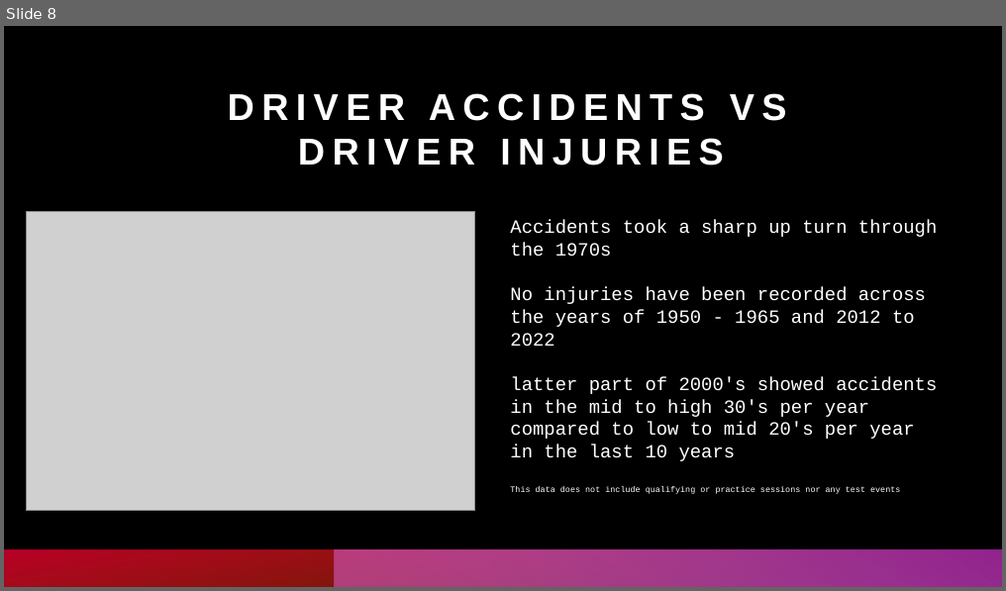
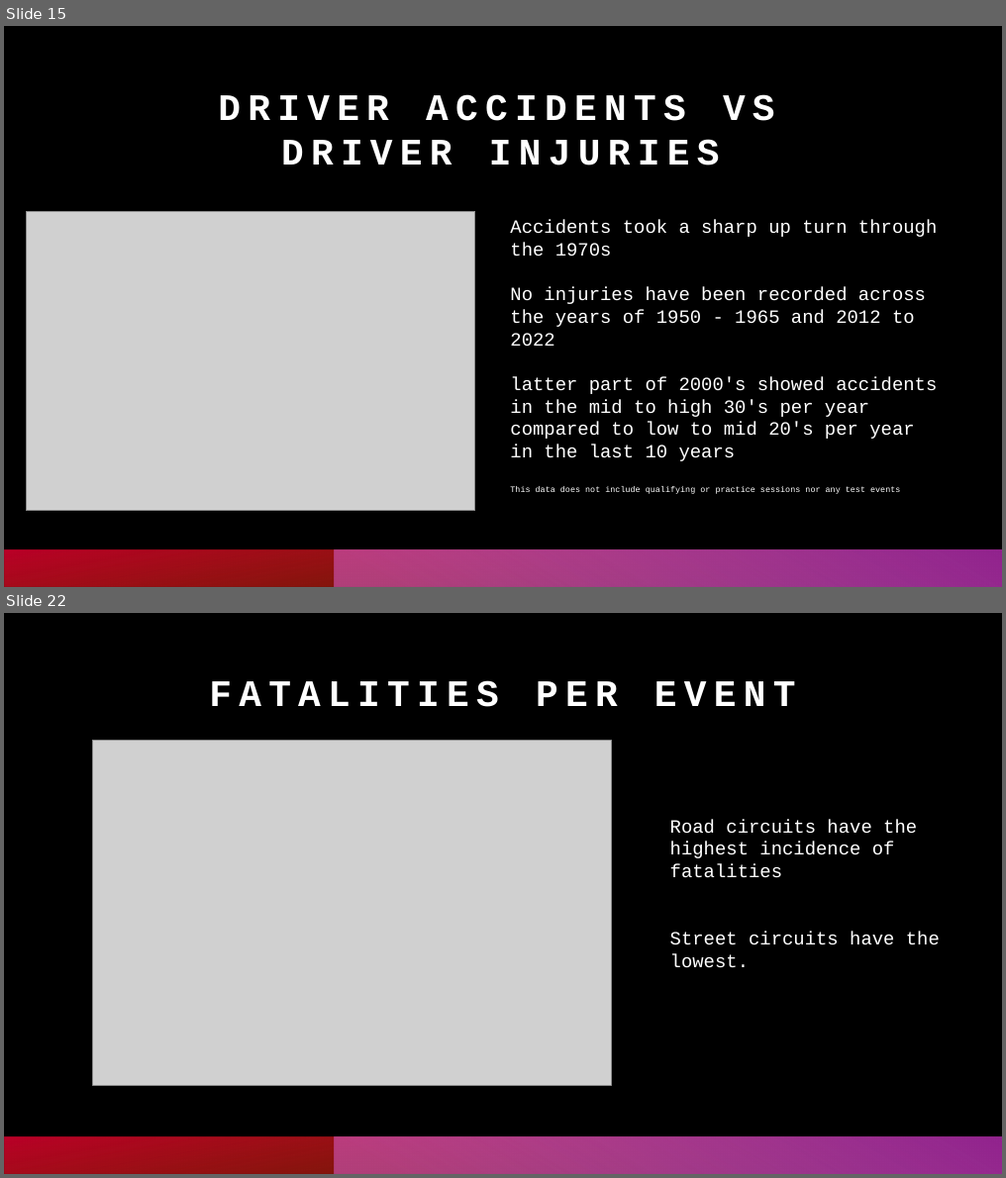
Before and after one commit to oli124/F1_safety, a slide deck: F1_driver_safety_pres.pptx. Shown one above the other, each under a label of ours: slide 8 before the commit, slides 15 and 22 after it; the slides between them are not shown. The pictures are 1006x591 and 1006x1178 pixels, drawn with LibreOffice and Linux fonts; fonts in the diff are those of the drawing; grey boxes stand for pictures. Boxes give left, top, right and bottom in pixels: in the first picture for what was removed or moved away, otherwise in the second. Text is boxed around its words. In the diff, an @@ line names an element or a change of style, - is before the commit and + after.

```diff
--- a/F1_driver_safety_pres.pptx
+++ b/F1_driver_safety_pres.pptx
@@ slide 22 added at [4, 613, 1002, 1174], background #000000; not listed: 2 template elements that a slide beside it also shows @@
@@ title added at [209, 680, 796, 707], 36 pt, text #FFFFFF, bold @@
+FATALITIES PER EVENT
@@ picture added at [93, 741, 611, 1086] @@
@@ text added at [670, 819, 940, 968], 18 pt, text #FFFFFF @@
+Road circuits have the highest incidence of fatalities
+Street circuits have the lowest.
@@ what was slide 8 is now slide 15 @@
@@ slide 15 changed as well @@
@@ title "DRIVER ACCIDENTS VS DRIVER INJURIES": place and size @@
-title "DRIVER ACCIDENTS VS DRIVER INJURIES" at [228, 93, 787, 166]
+title "DRIVER ACCIDENTS VS DRIVER INJURIES" at [218, 94, 775, 166]
@@ title "DRIVER ACCIDENTS VS DRIVER INJURIES" at [218, 94, 775, 166]: font Arial to Courier New @@
```
Also in this commit, not shown: 3 other slides changed, 15 other slides added, 1 slide removed, 5 other files.
